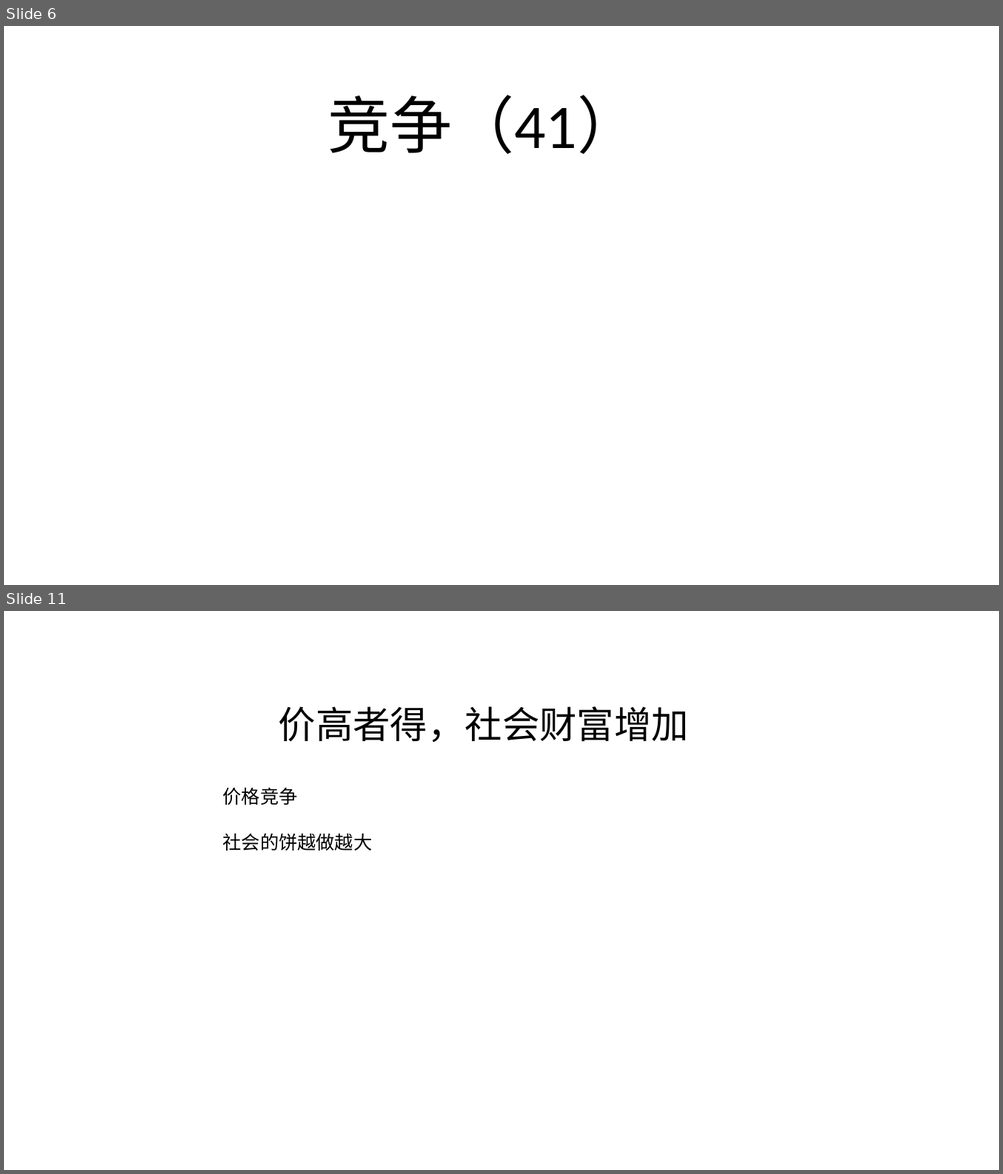
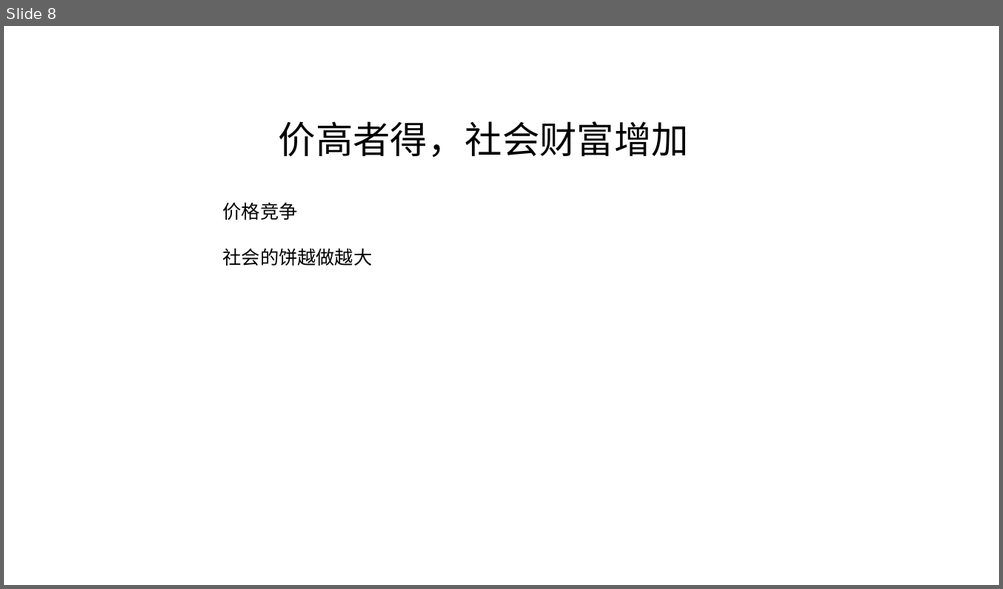
Before and after one commit to FredJiangFei/MyDocuments, a slide deck: 火车票/火车票.pptx. Shown one above the other, each under a label of ours: slides 6 and 11 before the commit, slide 8 after it; the slides between them are not shown. The pictures are 1003x1174 and 1003x589 pixels, drawn with LibreOffice and Linux fonts; fonts in the diff are those of the drawing. Boxes give left, top, right and bottom in pixels: in the first picture for what was removed or moved away, otherwise in the second. Text is boxed around its words. In the diff, an @@ line names an element or a change of style, - is before the commit and + after.

```diff
--- a/火车票/火车票.pptx
+++ b/火车票/火车票.pptx
@@ slide 6 removed at [4, 26, 999, 585], background #FFFFFF @@
@@ title removed at [327, 95, 639, 154] @@
-竞争（41）
@@ what was slide 11 is now slide 8 @@
```
Also in this commit, not shown: 9 slides changed, 3 slides added, 5 other slides removed, 3 other files.
